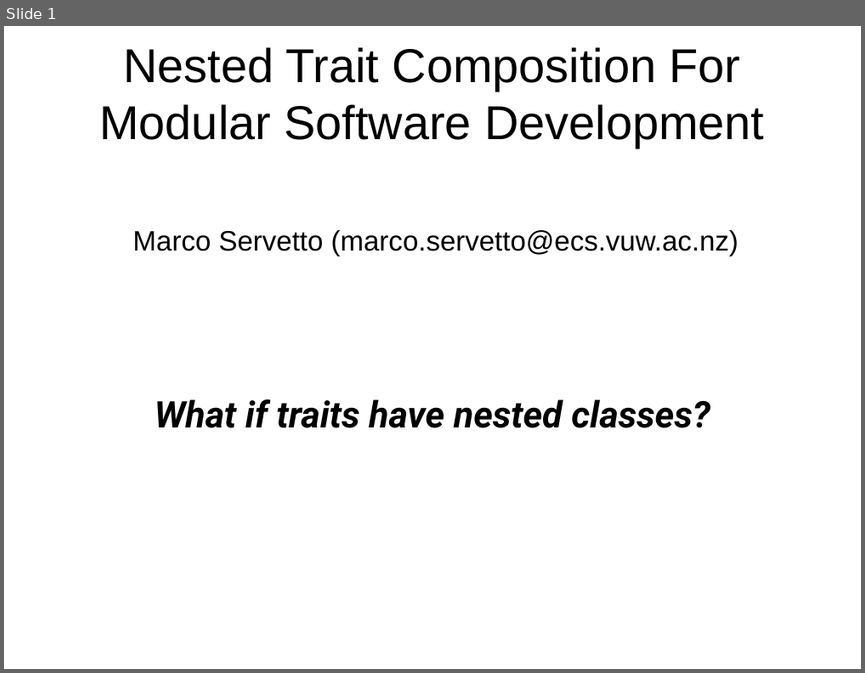
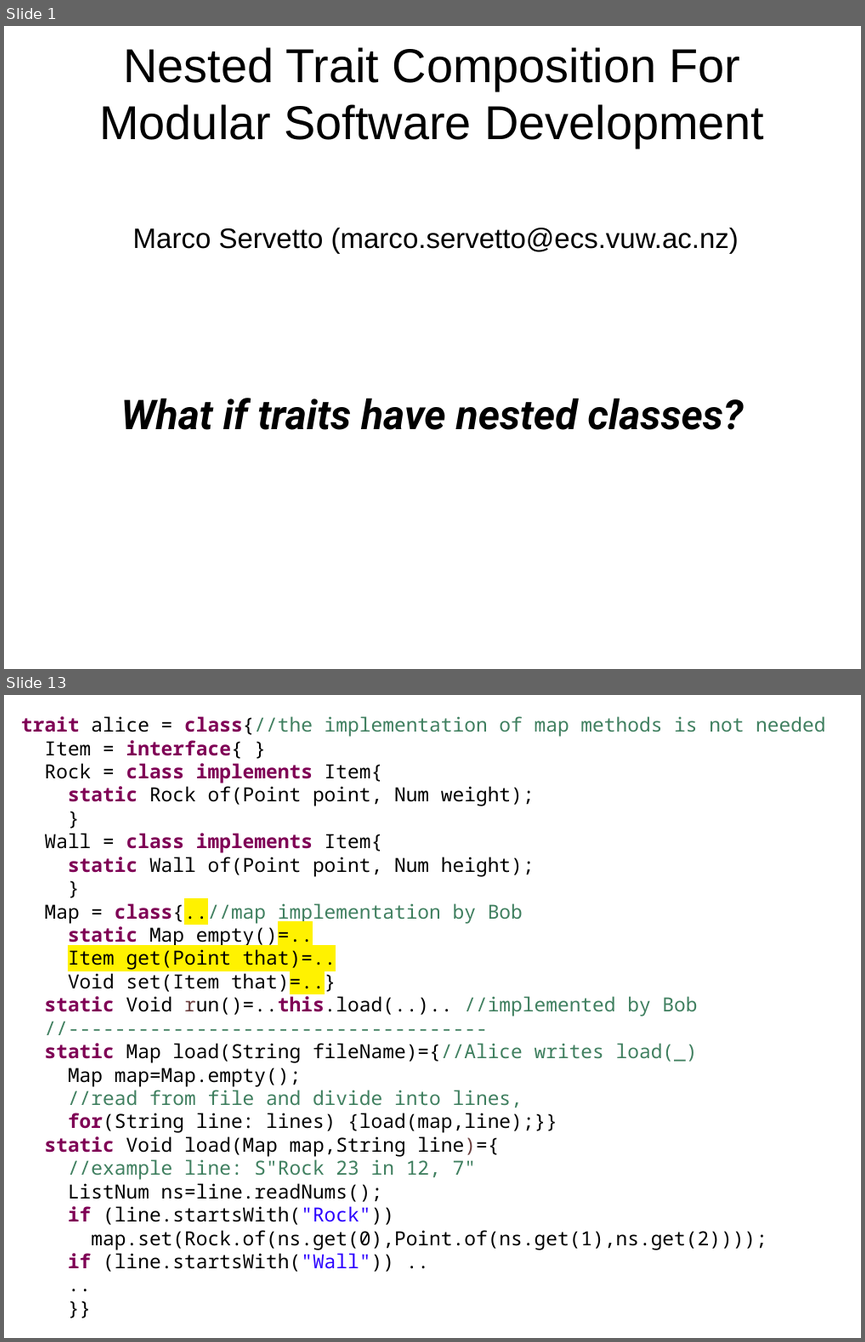
Before and after one commit to ElvisResearchGroup/L42, a slide deck: Main/papers/Sapling1/SaplingTalk.odp. Shown one above the other, each under a label of ours: slide 1 before the commit, slides 1 and 13 after it; the slides between them are not shown. The pictures are 865x673 and 865x1342 pixels, drawn with LibreOffice and Linux fonts; fonts in the diff are those of the drawing. Boxes give left, top, right and bottom in pixels: in the first picture for what was removed or moved away, otherwise in the second. Text is boxed around its words. In the diff, an @@ line names an element or a change of style, - is before the commit and + after.

```diff
--- a/Main/papers/Sapling1/SaplingTalk.odp
+++ b/Main/papers/Sapling1/SaplingTalk.odp
@@ slide 13 added at (4, 695, 861, 1338), background #FFFFFF @@
@@ text added at (21, 716, 825, 1271), 18 pt, text #000000 @@
+trait alice = class{//the implementation of map methods is not needed
+Item = interface{ }
+Rock = class implements Item{
+static Rock of(Point point, Num weight);
+}
+Wall = class implements Item{
+static Wall of(Point point, Num height);
+}
+Map = class{..//map implementation by Bob
+static Map empty()=..
+Item get(Point that)=..
+Void set(Item that)=..}
+static Void run()=..this.load(..).. //implemented by Bob
+//------------------------------------
+static Map load(String fileName)={//Alice writes load(_)
+Map map=Map.empty();
+//read from file and divide into lines,
+for(String line: lines) {load(map,line);}}
+static Void load(Map map,String line)={
+//example line: S"Rock 23 in 12, 7"
+ListNum ns=line.readNums();
+if (line.startsWith("Rock"))
+map.set(Rock.of(ns.get(0),Point.of(ns.get(1),ns.get(2))));
+if (line.startsWith("Wall")) ..
+..
+}}
@@ slide 1 changed as well @@
@@ subtitle at (121, 397, 744, 430): size 34 to 38 pt in "What if traits have nested classes?" @@
```
Also in this commit, not shown: 19 other slides added, 1 other file.
